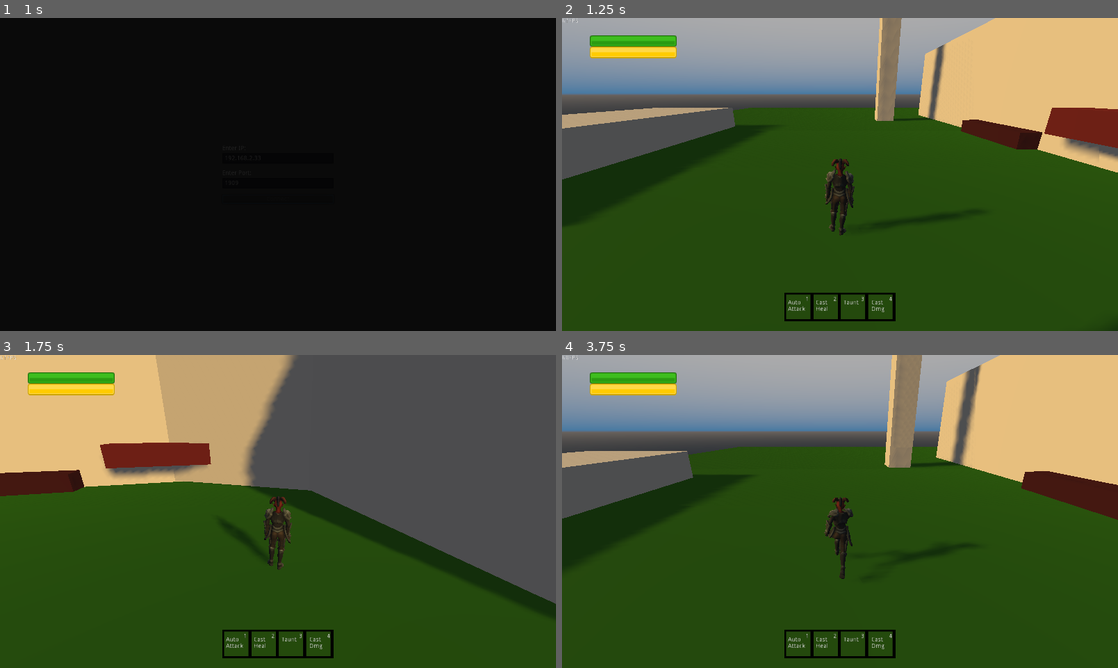
Above: before the commit, frames 1-4 (two rows, left to right).
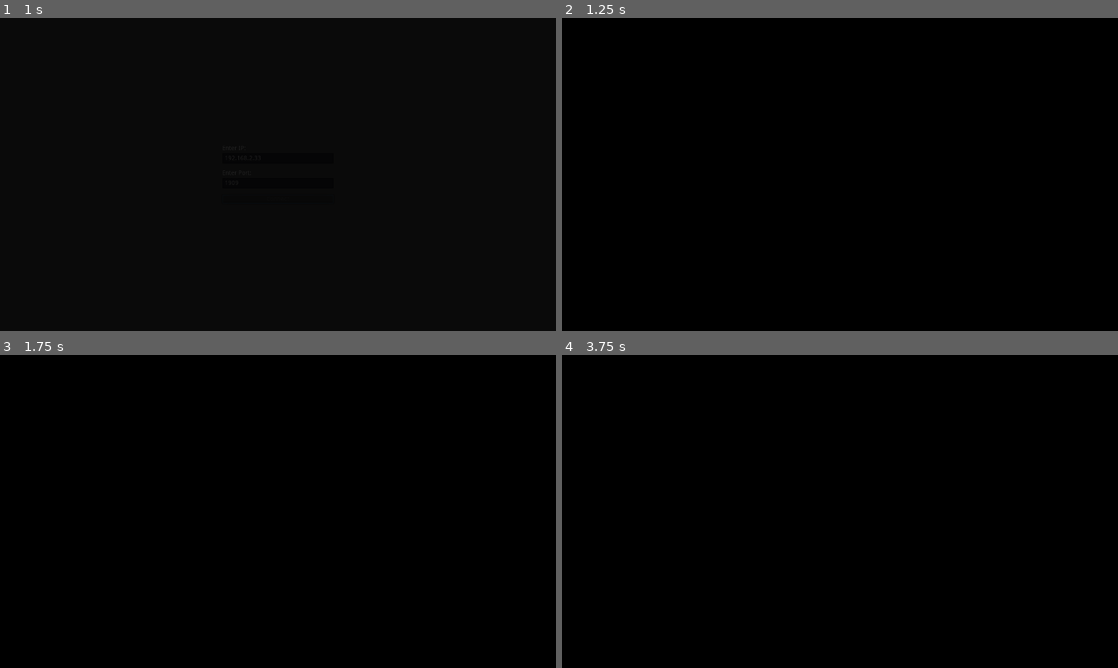
Above: after the commit, the same moments.

Repository: noahkutscher/DungeonGame
Game: Godot game, scene res://Scenes/SceneHandler.tscn
The game is run twice, just before and just after one commit, with the same random seed, the same clock (stepped at 60 frames per second) and the same inputs.
Inputs (mouse positions are in pixels of both pictures, inside the frame that each line leads up to):
- Up to frame 1 (1 s): click "Connect" at 0.5 s
- Up to frame 2 (1.25 s): no input
- Up to frame 3 (1.75 s): move the mouse to (400, 495) at 1.27 s; hold D (move_right) from 1.28 s (still down); tap 1 (hk_1) at 1.35 s; click (400, 495) at 1.42 s; tap 2 (hk_2) at 1.55 s
- Up to frame 4 (3.75 s): move the mouse to (728, 527) at 2.02 s; release D (move_right) at 2.03 s; hold S (move_back) 2.03-2.78 s; tap 2 (hk_2) at 2.1 s; tap 3 (hk_3) at 2.3, 2.85 s; move the mouse to (895, 442) at 2.77 s; hold D (move_right) 2.78-3.53 s; tap 4 (hk_4) at 3.05, 3.6 s; move the mouse to (812, 574) at 3.52 s; hold W (move_forward) from 3.53 s (still down); click (812, 574) at 3.67 s

Frame 1 is identical in both runs. In frame 2, 99% of the frame differs, in the area x 0-100%, y 0-100%; in frame 3, 100%; in frame 4, 99%.

Commit message:
enemy auto attack and more casts

Diff:
--- a/Scenes/Menu/TitleScreen.gd
+++ b/Scenes/Menu/TitleScreen.gd
@@ -1,19 +1,42 @@
 extends Control
 
 var startup_world = preload("res://Scenes/World.tscn")
+var connecting = false
+var wait_time = 10
+var waiting = 0
+
+func _ready():
+	$ConnectionLost.hide()
 
 func _on_Button_pressed():
 	$Menu/Button.disabled = true
 	Server.ip = $Menu/IP_Comp/Input_IP.text
 	Server.port = int($Menu/Port_Comp/Input_Port.text)
+
+	connecting = true
 	$FadeIn.show()
 	$FadeIn.fade_in()
 
 func _on_FadeIn_fade_finisehd():
-	var world = startup_world.instance()
-	world.name = "World"
-	get_parent().add_child(world)
-
 	Server.ConnectToServer()
 
-	queue_free()
+
+func _physics_process(delta):
+	if connecting:
+		waiting += delta
+		if waiting >= wait_time:
+			$Menu/Button.disabled = false
+			connecting = false
+			waiting = 0
+			$FadeIn.hide()
+			trigger_connection_lost_signal()
+
+
+	if Server.connected:
+		var world = startup_world.instance()
+		world.name = "World"
+		get_parent().add_child(world)
+		queue_free()
+
+func trigger_connection_lost_signal():
+	$ConnectionLost.show()
--- a/Scenes/Menu/TitleScreen.tscn
+++ b/Scenes/Menu/TitleScreen.tscn
@@ -67,5 +67,21 @@
 [node name="FadeIn" parent="." instance=ExtResource( 1 )]
 visible = false
 mouse_filter = 2
+
+[node name="ConnectionLost" type="Label" parent="."]
+anchor_left = 0.5
+anchor_top = 0.25
+anchor_right = 0.5
+anchor_bottom = 0.25
+margin_left = -103.0
+margin_top = -15.0
+margin_right = 104.0
+margin_bottom = 16.0
+text = "Connection Failed
+- make sure a server is running -"
+align = 1
+__meta__ = {
+"_edit_use_anchors_": false
+}
 [connection signal="pressed" from="Menu/Button" to="." method="_on_Button_pressed"]
 [connection signal="fade_finisehd" from="FadeIn" to="." method="_on_FadeIn_fade_finisehd"]
--- a/Scenes/Singletons/Server.gd
+++ b/Scenes/Singletons/Server.gd
@@ -1,6 +1,6 @@
 extends Node
 
-var network = NetworkedMultiplayerENet.new()
+var network: NetworkedMultiplayerENet
 var ip = "192.168.2.33"
 var port = 1909
 
@@ -9,6 +9,8 @@
 var latency_array = []
 var client_clock = 0
 var delta_latency = 0
+
+var connected = false
 
 func _physics_process(delta):
 	client_clock += int(delta * 1000) + delta_latency
@@ -19,6 +21,7 @@
 		decimal_collector -= 1.00
 
 func ConnectToServer():
+	network = NetworkedMultiplayerENet.new()
 	network.create_client(ip, port)
 	get_tree().set_network_peer(network)
 
@@ -36,6 +39,8 @@
 	timer.autostart = true
 	timer.connect("timeout", self, "DetermineLatency")
 	self.add_child(timer)
+
+	connected = true
 
 func SendPlayerState(player_state):
 	rpc_unreliable_id(1, "RecievePlayerState", player_state)
@@ -78,3 +83,6 @@
 remote func notify_cast_finished():
 	get_node("../SceneHandler/World/Player").finish_cast()
 	pass
+
+remote func despawn_enemy(enemy_id):
+	get_node("../SceneHandler/World").DespawnEnemy(enemy_id)
--- a/Scenes/Support/Player.gd
+++ b/Scenes/Support/Player.gd
@@ -185,19 +185,21 @@
 
 	if !casting:
 		if Input.is_action_just_pressed("hk_2"):
+			start_cast(123, true)
 			pass
 
+
 		if not target == null:
+			if Input.is_action_just_pressed("hk_1"):
+				hud.find_node("Slot1", true).texture = load("res://GUI/HUD/ActiveFrame.png")
+
+			if Input.is_action_just_pressed("hk_3") :
+				start_cast(666)
+				pass
+
 			if Input.is_action_just_pressed("hk_4"):
 				start_cast(0)
 				pass
-
-			if Input.is_action_just_pressed("hk_1"):
-				hud.find_node("Slot1", true).texture = load("res://GUI/HUD/ActiveFrame.png")
-
-			if Input.is_action_just_pressed("hk_3") and target.get_class() == "Enemy":
-				pass
-
 ###############################
 ########## Targeting ##########
 ###############################
@@ -210,12 +212,20 @@
 	target = selection
 	just_selected = true
 
-func start_cast(spell_id):
+func start_cast(spell_id, target_self = false):
 	casting = true
-	Server.notify_cast_start(int(target.name), spell_id)
+	if target == null or target_self:
+		Server.notify_cast_start(get_tree().get_network_unique_id(), spell_id)
+	else:
+		Server.notify_cast_start(int(target.name), spell_id)
 
 func finish_cast():
 	casting = false
+
+func notify_enemy_died(enemy_id):
+	if target != null:
+		if str(enemy_id) == target.name:
+			setTarget(null)
 
 ###############################
 ######## Mulitplayer ##########
@@ -224,3 +234,6 @@
 func DefinePlayerState():
 	player_state = {"T": Server.client_clock, "P": translation, "R": rotation, "M": is_moving, "J": is_jumping, "C": casting}
 	Server.SendPlayerState(player_state)
+
+func setHP(new_hp):
+	hp_bar.value = new_hp
--- a/Scenes/World.gd
+++ b/Scenes/World.gd
@@ -5,6 +5,9 @@
 var last_world_state = 0
 var world_state_buffer = []
 const interpolation_offset = 100
+
+var despawn_queue = []
+var disconnect_queue = []
 
 func interpolate_y_rotation(rot_0, rot_1, factor):
 	var temp_rot_1 = rot_1.y - 2 * PI * sign(rot_1.y)
@@ -25,6 +28,7 @@
 
 func SpawnNewEnemy(enemy_id, enemy_info):
 	print("spawning enemy")
+
 	var enemy = enemyTeplate.instance()
 	enemy.translation = enemy_info["EnemyLocation"]
 	enemy.MaxHealth = enemy_info["EnemyMaxHealth"]
@@ -34,6 +38,11 @@
 
 func DespawnNewPlayer(player_id):
 	get_node("OtherPlayers/" + str(player_id)).queue_free()
+	disconnect_queue.append(player_id)
+
+func DespawnEnemy(enemy_id):
+	get_node("Enemies/" + str(enemy_id)).queue_free()
+	despawn_queue.append(enemy_id)
 
 
 func _physics_process(delta):
@@ -43,7 +52,21 @@
 			world_state_buffer.remove(0)
 		var interpolation_factor = float(render_time - world_state_buffer[0]["T"]) / float(world_state_buffer[1]["T"] - world_state_buffer[0]["T"])
 
+		if len(disconnect_queue) > 0:
+			for entry in disconnect_queue:
+				if not entry in world_state_buffer[1]["Players"].keys():
+					disconnect_queue.erase(entry)
+
+		if len(despawn_queue) > 0:
+			for entry in despawn_queue:
+				if not entry in world_state_buffer[1]["Enemies"].keys():
+					despawn_queue.erase(entry)
+
 		######### syncing player state
+		for player in world_state_buffer[1]["PState"].keys():
+			if player == get_tree().get_network_unique_id():
+				get_node("Player").setHP(world_state_buffer[1]["PState"][player]["PlayerHealth"])
+
 		for player in world_state_buffer[1]["Players"].keys():
 			if player == get_tree().get_network_unique_id():
 				continue
@@ -57,17 +80,23 @@
 				get_node("OtherPlayers/" + str(player)).is_jumping = world_state_buffer[1]["Players"][player]["J"]
 				get_node("OtherPlayers/" + str(player)).casting = world_state_buffer[1]["Players"][player]["C"]
 			else:
-				SpawnNewPlayer(player, world_state_buffer[1]["Players"][player]["P"])
+				if not player in disconnect_queue:
+					SpawnNewPlayer(player, world_state_buffer[1]["Players"][player]["P"])
 		######### syncing enemy state
 		for enemy in world_state_buffer[1]["Enemies"].keys():
 			if not world_state_buffer[0]["Enemies"].has(enemy):
 				continue
 			if get_node("Enemies").has_node(str(enemy)):
+				if world_state_buffer[1]["Enemies"][enemy]["EnemyState"] == "Dead":
+					handle_enemy_died(enemy)
+
 				var new_position = lerp(world_state_buffer[0]["Enemies"][enemy]["EnemyLocation"],world_state_buffer[1]["Enemies"][enemy]["EnemyLocation"], interpolation_factor)
 				get_node("Enemies/" + str(enemy)).MoveEnemy(new_position)
 				get_node("Enemies/" + str(enemy)).setHealth(world_state_buffer[1]["Enemies"][enemy]["EnemyHealth"])
+
 			else:
-				SpawnNewEnemy(enemy, world_state_buffer[1]["Enemies"][enemy])
+				if not enemy in despawn_queue:
+					SpawnNewEnemy(enemy, world_state_buffer[1]["Enemies"][enemy])
 
 func update_world_state(world_state):
 	# Extrapolate
@@ -75,3 +104,10 @@
 	if world_state["T"] > last_world_state:
 		last_world_state = world_state["T"]
 		world_state_buffer.append(world_state)
+
+
+func handle_enemy_died(enemy_id):
+	var enemy = get_node("Enemies/" + str(enemy_id))
+	if !enemy.dead:
+		enemy.die()
+		get_node("Player").notify_enemy_died(enemy_id)
--- a/Target/Enemy.gd
+++ b/Target/Enemy.gd
@@ -41,3 +41,8 @@
 
 func select():
 	hp_bar_display.show()
+
+func die():
+	dead = true
+	rotation_degrees.x = 270
+	remove_from_group("group_Enemies")
